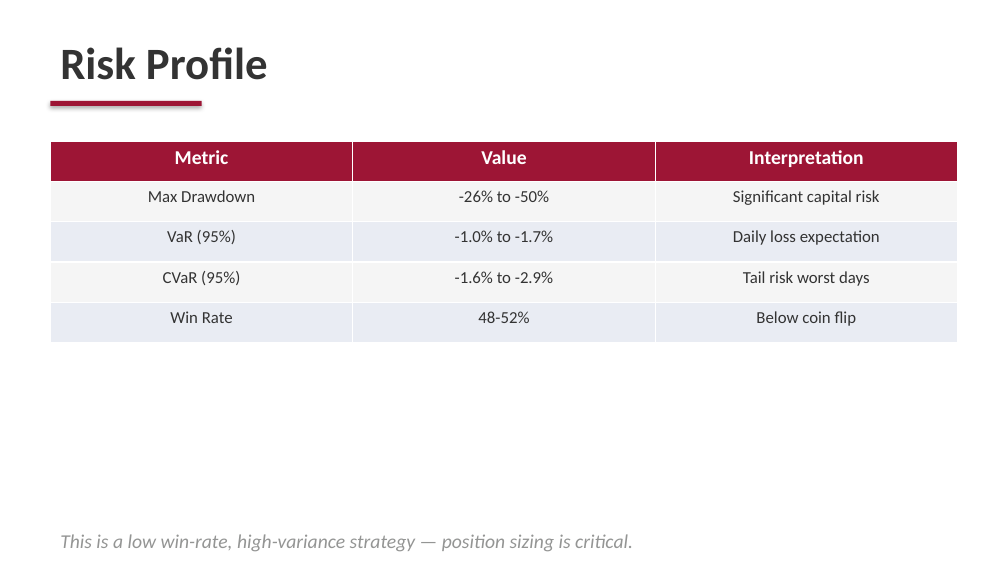
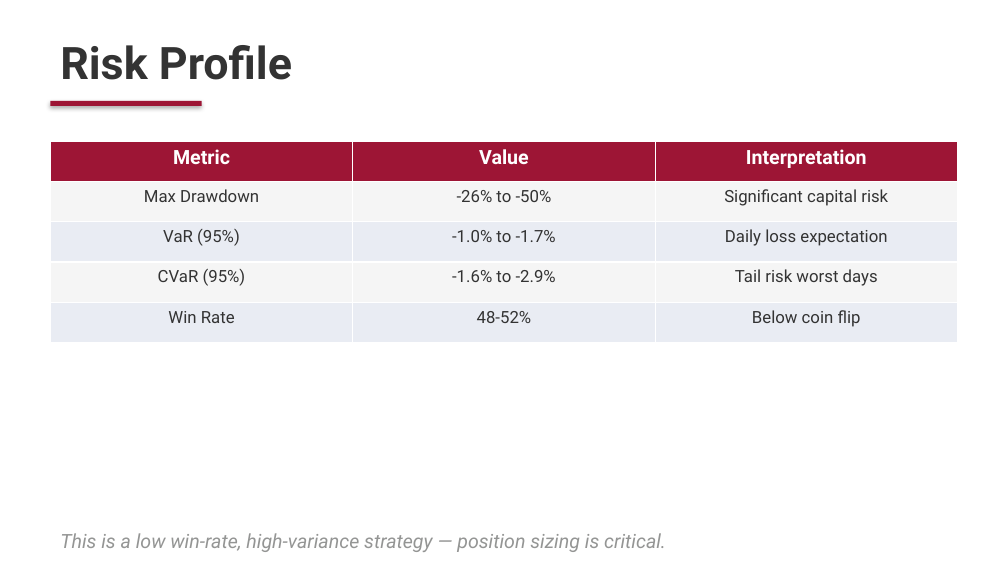
Before and after one commit to Ayan-Mahmood/QuantHFStrat, a slide deck: slide 17 of FE571_Final_Presentation_v2.pptx. Drawn at 1008x567 pixels with LibreOffice and Linux fonts; fonts in the diff are those of the drawing. Boxes give left, top, right and bottom in pixels: in the first picture for what was removed or moved away, otherwise in the second. Text is boxed around its words. In the diff, an @@ line names an element or a change of style, - is before the commit and + after.

```diff
--- a/FE571_Final_Presentation_v2.pptx
+++ b/FE571_Final_Presentation_v2.pptx
@@ text "Risk Profile" at <box>60,45,292,80</box>: font Calibri to Roboto @@
@@ table at <box>50,141,958,343</box> @@
@@ font Calibri to Roboto @@
@@ text "This is a low win-rate, ..." at <box>60,533,666,552</box>: font Calibri to Roboto @@
```
Also in this commit, not shown: 18 other slides changed, 1 slide added, 1 slide removed, 19 other files.
